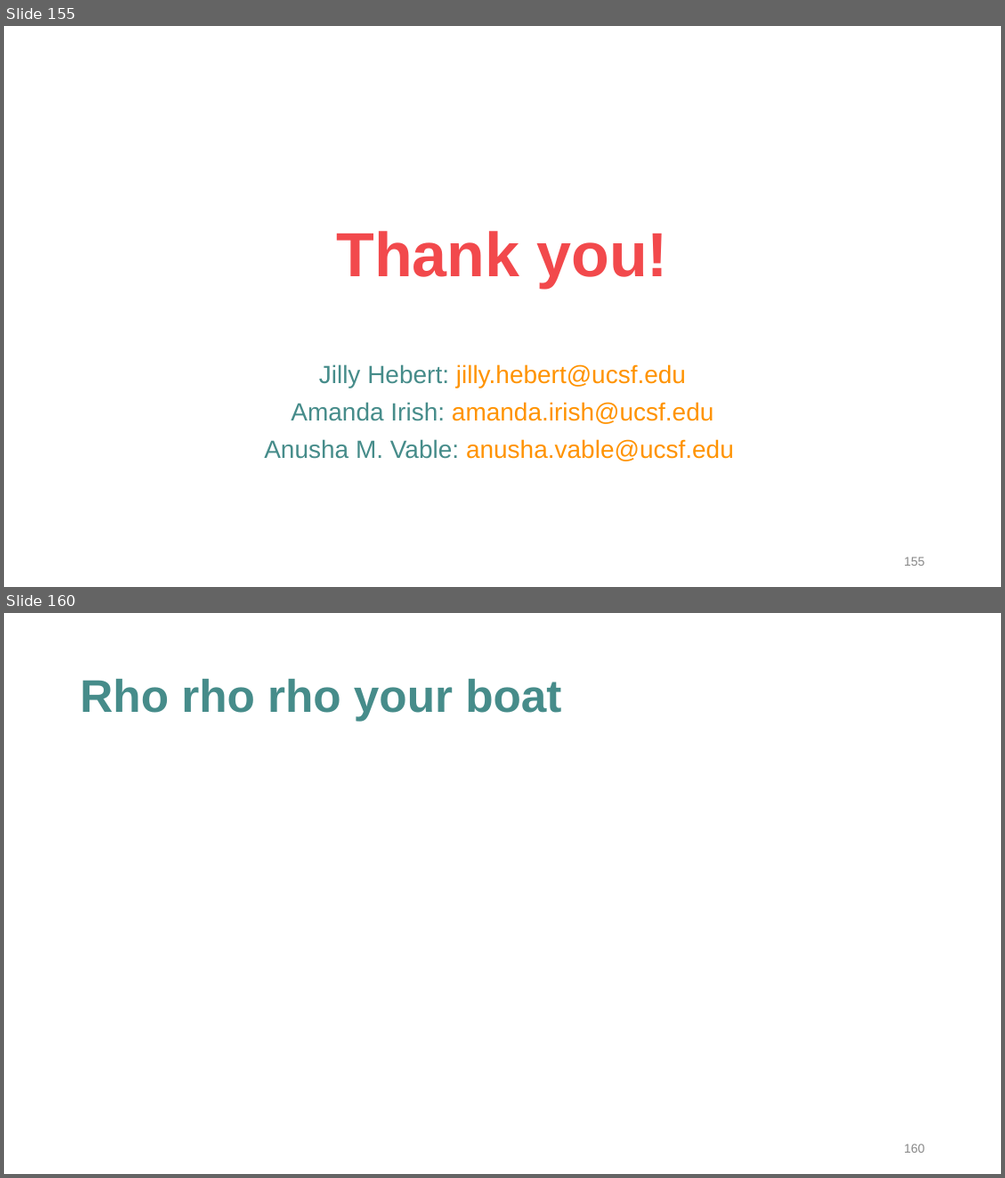
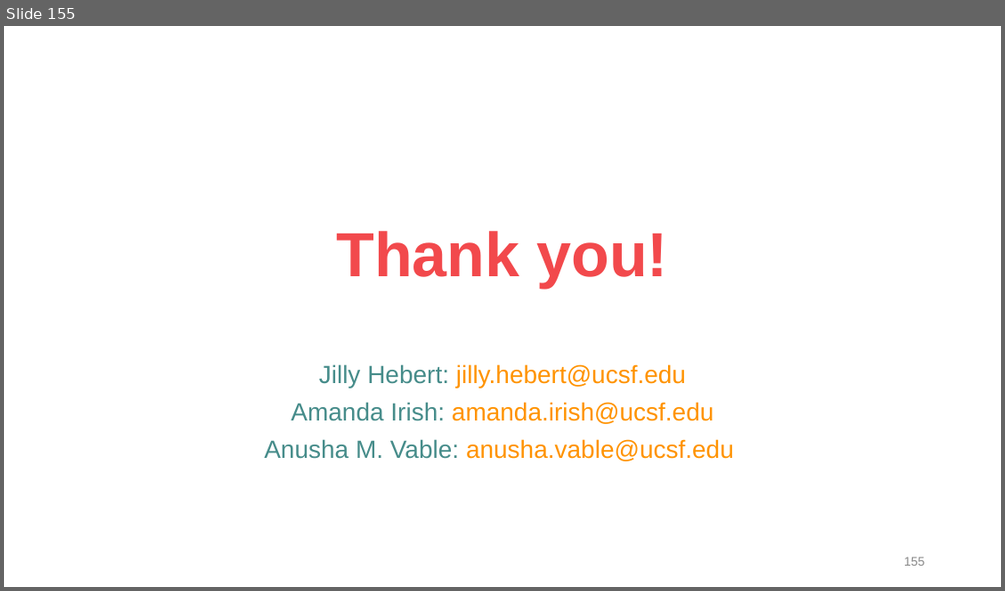
Before and after one commit to VabLab/Quantile-Regression-Workshop, a slide deck: 2025 QR Workshop.pptx. Shown one above the other, each under a label of ours: slides 155 and 160 before the commit, slide 155 after it; the slides between them are not shown. The pictures are 1005x1178 and 1005x591 pixels, drawn with LibreOffice and Linux fonts; fonts in the diff are those of the drawing; grey boxes stand for pictures. Boxes give left, top, right and bottom in pixels: in the first picture for what was removed or moved away, otherwise in the second. Text is boxed around its words. In the diff, an @@ line names an element or a change of style, - is before the commit and + after.

```diff
--- a/2025 QR Workshop.pptx
+++ b/2025 QR Workshop.pptx
@@ slide 160 removed at (4,613,1001,1174), background #FFFFFF @@
@@ title removed at (80,679,561,721) @@
-Rho rho rho your boat
@@ page number removed at (904,1143,924,1152) @@
-160
```
Also in this commit, not shown: 1 slide changed, 7 other slides removed.
